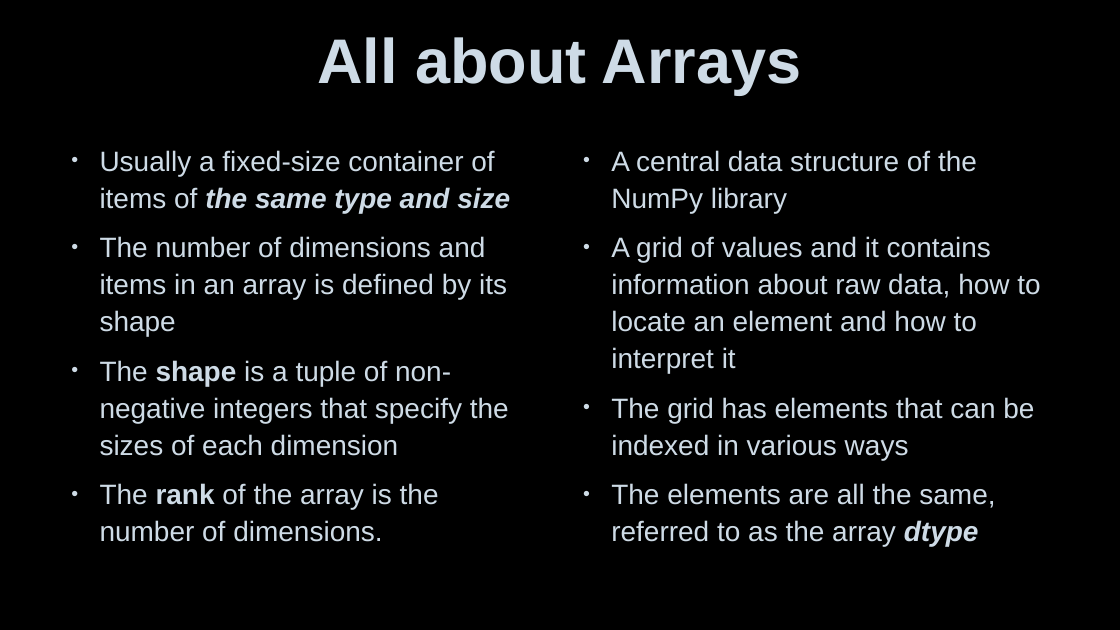
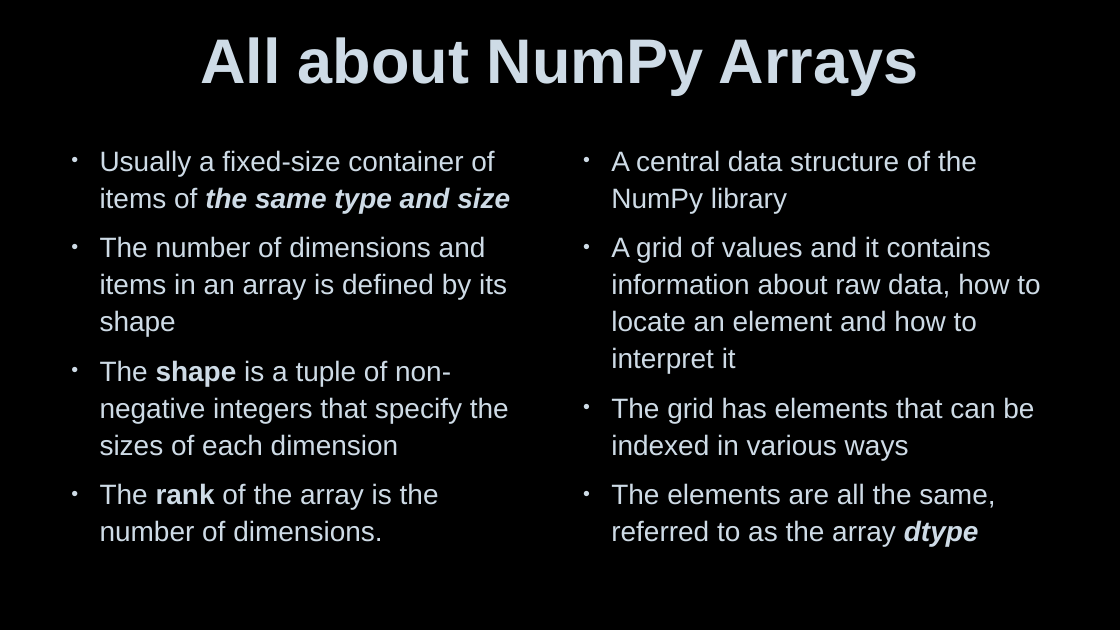
Before and after one commit to torres11991/dap-curriculum, a slide deck: slide 4 of Section07/7.1-Python_NumPy.pptx. Drawn at 1120x630 pixels with LibreOffice and Linux fonts; fonts in the diff are those of the drawing; background and template pictures are left out. Boxes give left, top, right and bottom in pixels: in the first picture for what was removed or moved away, otherwise in the second. Text is boxed around its words. In the diff, an @@ line names an element or a change of style, - is before the commit and + after.

```diff
--- a/Section07/7.1-Python_NumPy.pptx
+++ b/Section07/7.1-Python_NumPy.pptx
@@ title at [200, 37, 919, 94]: text changed @@
-All about Arrays
+All about NumPy Arrays
```
Also in this commit, not shown: 8 other files.
